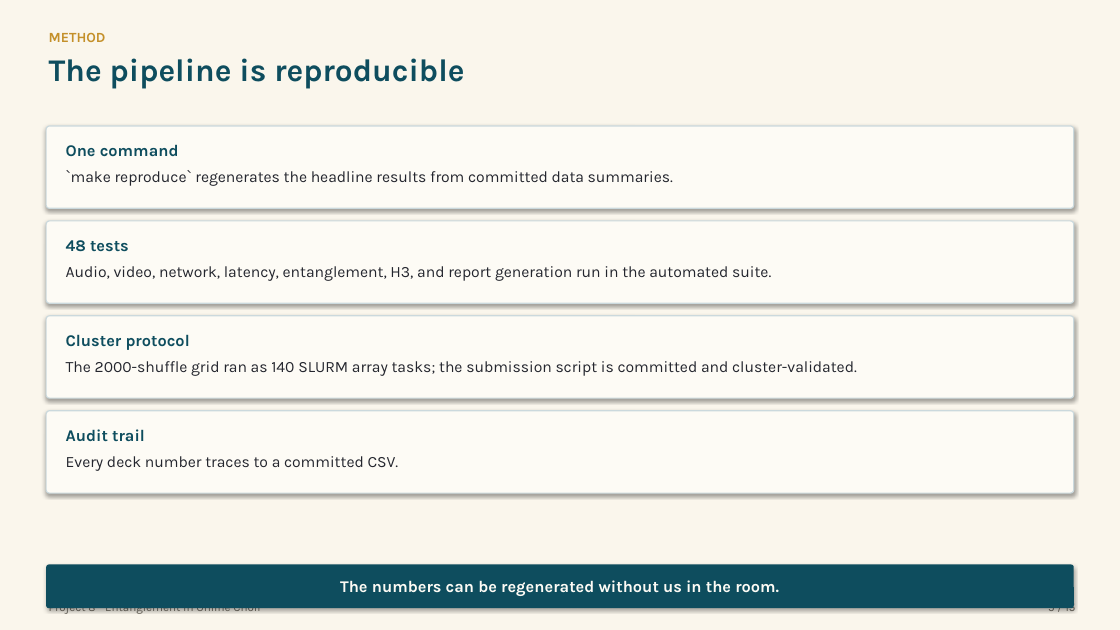
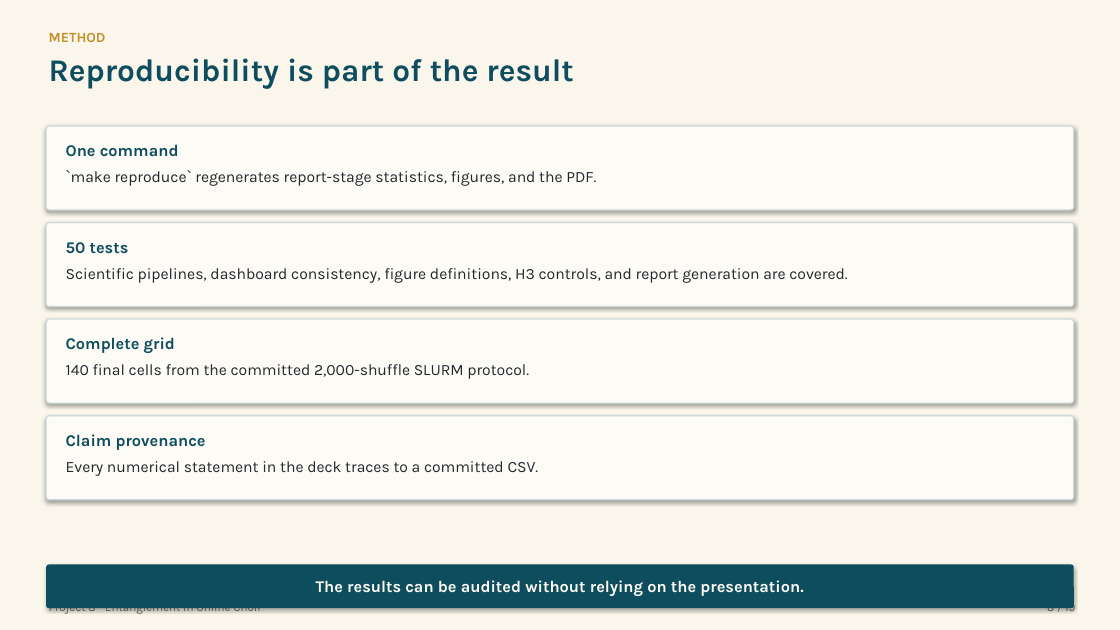
Before and after one commit to Zuraiz270/networked-choir-entanglement, a slide deck: slide 8 of output/jul23_final_presentation.pptx (slide 5 before the commit). Drawn at 1120x630 pixels with LibreOffice and Linux fonts; fonts in the diff are those of the drawing. Boxes give left, top, right and bottom in pixels: in the first picture for what was removed or moved away, otherwise in the second. Text is boxed around its words. In the diff, an @@ line names an element or a change of style, - is before the commit and + after.

Commit message:
(Fixes)Add project structure diagram and tests for dashboard and tier3 corpus figure
- Created a new SVG file for the project structure diagram.
- Added a test for the dashboard to ensure it uses the published envelope only for entanglement.
- Implemented a test for the tier3 corpus figure to verify the correct column is used for the dissociation figure.

```diff
--- a/output/jul23_final_presentation.pptx
+++ b/output/jul23_final_presentation.pptx
@@ text at (49,58,573,89): text changed @@
-The pipeline is reproducible
+Reproducibility is part of the result
@@ text in rounded rectangle at (66,170,596,186): text changed @@
-`make reproduce` regenerates the headline results from committed data summaries.
+`make reproduce` regenerates report-stage statistics, figures, and the PDF.
@@ rounded rectangle "50 tests": place and size @@
-rounded rectangle "50 tests" at (46,221,1074,303)
+rounded rectangle "50 tests" at (46,223,1074,307)
@@ text in rounded rectangle at (66,242,847,283): text changed @@
-48 tests
-Audio, video, network, latency, entanglement, H3, and report generation run in the automated suite.
+50 tests
+Scientific pipelines, dashboard consistency, figure definitions, H3 controls, and report generation are covered.
@@ rounded rectangle "Complete grid": place and size @@
-rounded rectangle "Complete grid" at (46,316,1074,398)
+rounded rectangle "Complete grid" at (46,319,1074,403)
@@ text in rounded rectangle at (66,337,529,379): text changed @@
-Cluster protocol
-The 2000-shuffle grid ran as 140 SLURM array tasks; the submission script is committed and cluster-validated.
+Complete grid
+140 final cells from the committed 2,000-shuffle SLURM protocol.
@@ rounded rectangle "Claim provenance": place and size @@
-rounded rectangle "Claim provenance" at (46,411,1074,493)
+rounded rectangle "Claim provenance" at (46,416,1074,500)
@@ text in rounded rectangle at (66,434,539,476): text changed @@
-Audit trail
-Every deck number traces to a committed CSV.
+Claim provenance
+Every numerical statement in the deck traces to a committed CSV.
@@ text in rounded rectangle at (316,580,803,596): text changed @@
-The numbers can be regenerated without us in the room.
+The results can be audited without relying on the presentation.
```
Also in this commit, not shown: 8 other slides changed, 10 slides added, 6 slides removed, 18 other files.
